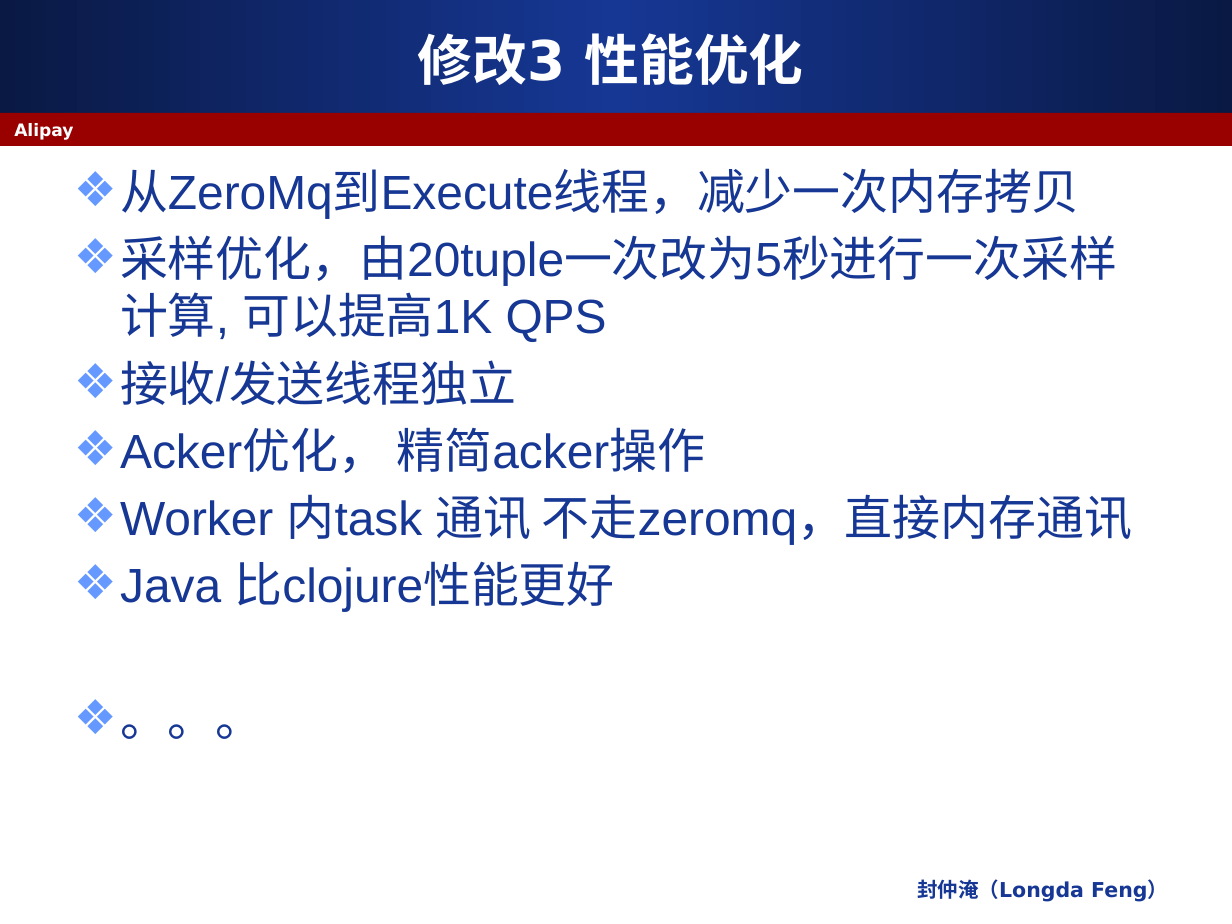
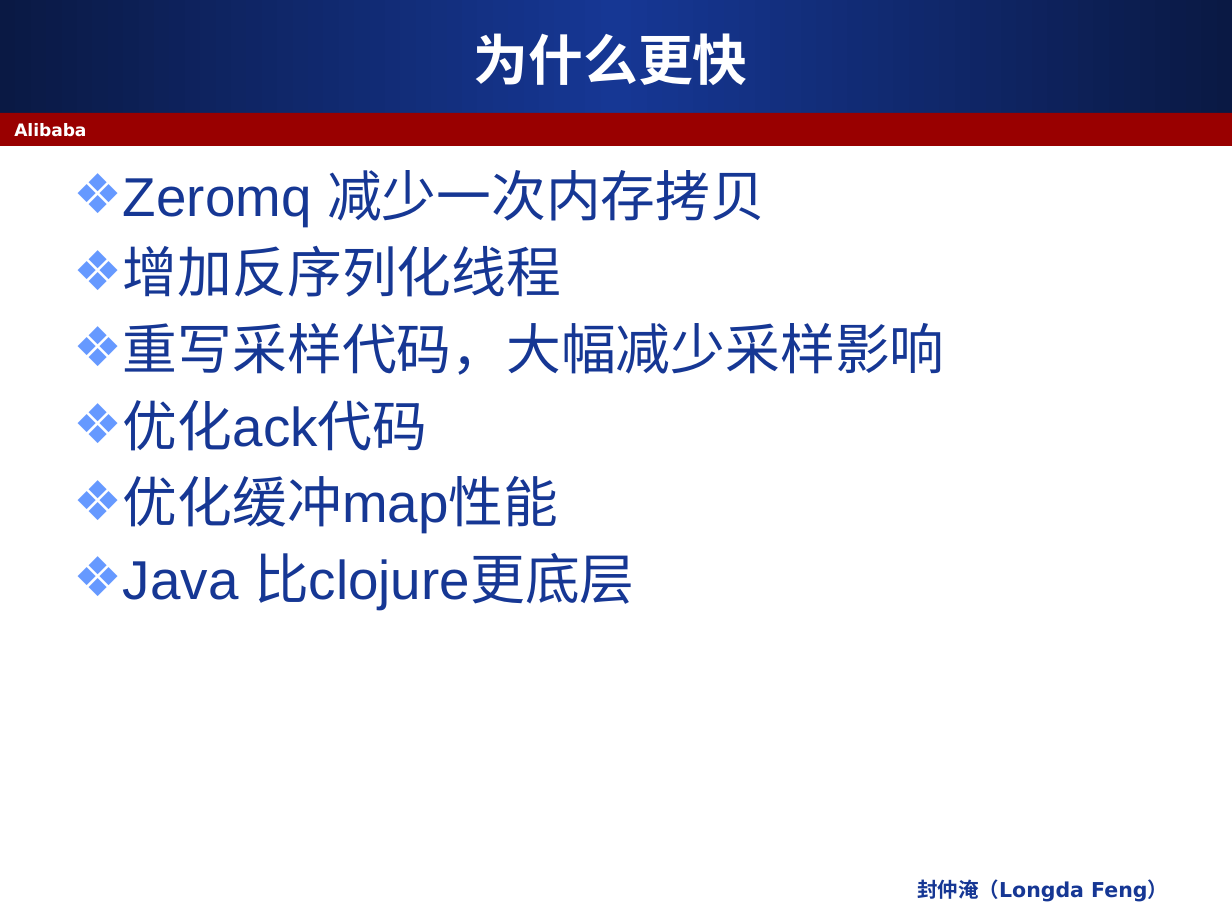
Before and after one commit to apache/storm, a slide deck: slide 34 of docs/JStorm 介绍.pptx (slide 7 before the commit). Drawn at 1232x924 pixels with LibreOffice and Linux fonts; fonts in the diff are those of the drawing. Boxes give left, top, right and bottom in pixels: in the first picture for what was removed or moved away, otherwise in the second. Text is boxed around its words. In the diff, an @@ line names an element or a change of style, - is before the commit and + after.

```diff
--- a/docs/JStorm 介绍.pptx
+++ b/docs/JStorm 介绍.pptx
@@ title at (474, 33, 748, 85): text changed @@
-修改3 性能优化
+为什么更快
@@ text at (14, 123, 86, 137): text changed @@
-Alipay
+Alibaba
@@ text at (123, 170, 945, 611): text changed; size 28 to 32 pt @@
-❖ 从ZeroMq到Execute线程，减少一次内存拷贝
-❖ 采样优化，由20tuple一次改为5秒进行一次采样计算, 可以提高1K QPS
-❖ 接收/发送线程独立
-❖ Acker优化， 精简acker操作
-❖ Worker 内task 通讯 不走zeromq，直接内存通讯
-❖ Java 比clojure性能更好
-❖ 。。。
+❖ Zeromq 减少一次内存拷贝
+❖ 增加反序列化线程
+❖ 重写采样代码，大幅减少采样影响
+❖ 优化ack代码
+❖ 优化缓冲map性能
+❖ Java 比clojure更底层
```
Also in this commit, not shown: 5 other slides changed, 29 slides added, 3 slides removed, 7 other files.
